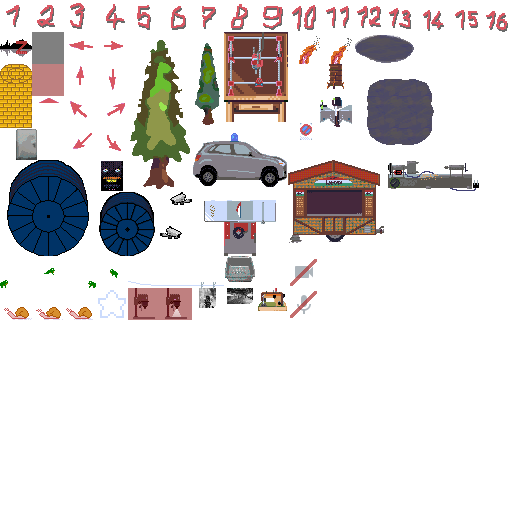
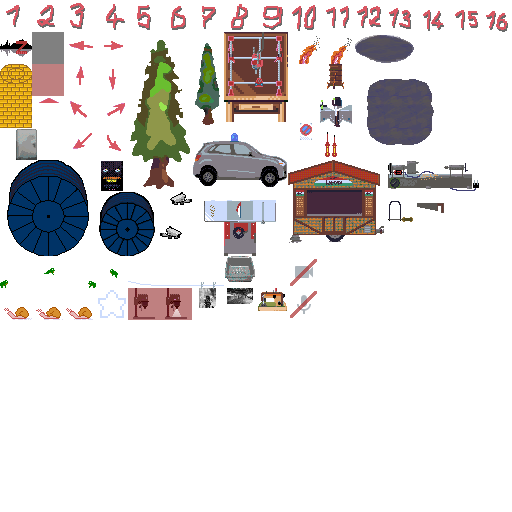
Comparing the layer stacks of the two 512 x 512 images. Changes:
pixels changed over [325, 132, 444, 222] (layer not identified)
